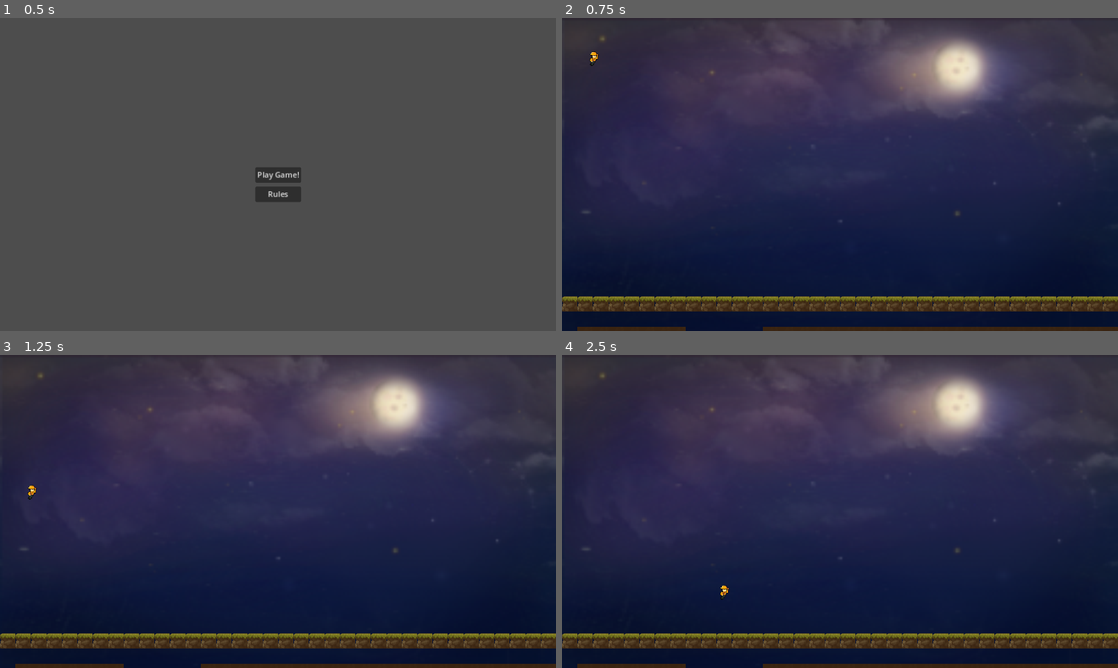
Above: before the commit, frames 1-4 (two rows, left to right).
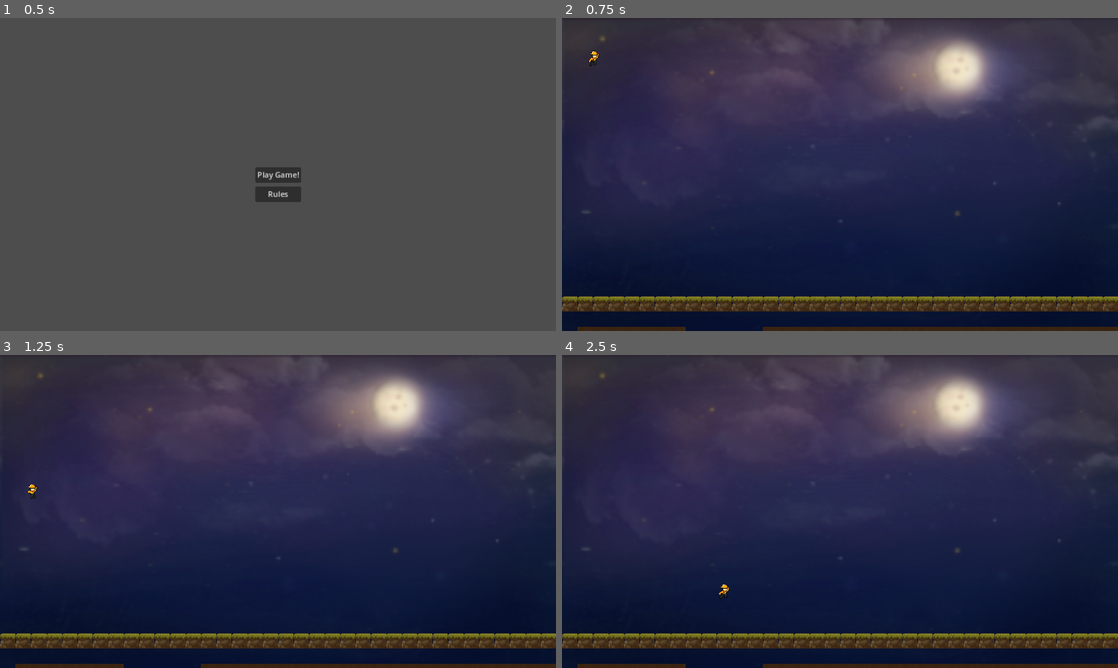
Above: after the commit, the same moments.

Repository: Ruilesser/GamePop
Game: Godot game, scene res://scenes/game/Start_Menu.tscn
Two runs of this game, one before a commit and one after it. Both use one fixed random seed, a clock stepped at 60 frames per second and the inputs below.
Inputs:
- Up to frame 1 (0.5 s): no input
- Up to frame 2 (0.75 s): click "Play Game!" at 0.5 s
- Up to frame 3 (1.25 s): no input
- Up to frame 4 (2.5 s): tap Enter (ui_accept) at 1.25, 1.52, 2.27 s; hold Right (ui_right) from 1.28 s (still down)

Frame 1 is identical in both runs. In frame 2, less than 0.1% of the frame differs, in the area x 4-7%, y 10-16%; in frame 3, less than 0.1%, in the area x 4-7%, y 41-47%; in frame 4, less than 0.1%.

Commit message:
Animations

Diff:
--- a/scenes/player/Player.tscn
+++ b/scenes/player/Player.tscn
@@ -1,12 +1,14 @@
-[gd_scene load_steps=35 format=3 uid="uid://dud8oki321fc6"]
+[gd_scene load_steps=41 format=3 uid="uid://dud8oki321fc6"]
 
 [ext_resource type="Script" path="res://scenes/player/Player.gd" id="1_mqkvw"]
 [ext_resource type="Texture2D" uid="uid://dkex4wuc0jd7b" path="res://assets/sprites/player/IDLE.png" id="2_nugvh"]
-[ext_resource type="Texture2D" uid="uid://by2cuj3ckvuya" path="res://assets/sprites/player/HURT.png" id="2_puxw3"]
+[ext_resource type="Texture2D" uid="uid://d2dipjioli4q4" path="res://assets/sprites/player/HURT.png" id="2_puxw3"]
 [ext_resource type="Texture2D" uid="uid://dldavasi3g12h" path="res://assets/sprites/player/RUN.png" id="3_1x338"]
 [ext_resource type="Texture2D" uid="uid://cekg8qv273j36" path="res://assets/sprites/player/JUMP.png" id="3_7yb8r"]
-[ext_resource type="Texture2D" uid="uid://b4tqdghsmoowm" path="res://assets/sprites/player/PUNCH.png" id="5_d51k6"]
-[ext_resource type="Texture2D" uid="uid://bidlptx3in00d" path="res://assets/sprites/player/SLIDE.png" id="7_541qn"]
+[ext_resource type="Texture2D" uid="uid://brygkh5gfpgr8" path="res://assets/sprites/player/PUNCH.png" id="5_d51k6"]
+[ext_resource type="Texture2D" uid="uid://vjvs0bje3wfl" path="res://assets/sprites/player/PUNCH2.png" id="6_6x5af"]
+[ext_resource type="Texture2D" uid="uid://ct0o8oq6umc5a" path="res://assets/sprites/player/SLIDE.png" id="7_541qn"]
+[ext_resource type="Script" path="res://scenes/player/Animator.gd" id="9_31hri"]
 
 [sub_resource type="RectangleShape2D" id="RectangleShape2D_1ghtk"]
 size = Vector2(21, 24)
@@ -79,6 +81,22 @@
 atlas = ExtResource("5_d51k6")
 region = Rect2(96, 0, 32, 32)
 
+[sub_resource type="AtlasTexture" id="AtlasTexture_2ket2"]
+atlas = ExtResource("6_6x5af")
+region = Rect2(0, 0, 32, 32)
+
+[sub_resource type="AtlasTexture" id="AtlasTexture_1mpct"]
+atlas = ExtResource("6_6x5af")
+region = Rect2(32, 0, 32, 32)
+
+[sub_resource type="AtlasTexture" id="AtlasTexture_tc0iv"]
+atlas = ExtResource("6_6x5af")
+region = Rect2(64, 0, 32, 32)
+
+[sub_resource type="AtlasTexture" id="AtlasTexture_cxyeq"]
+atlas = ExtResource("6_6x5af")
+region = Rect2(96, 0, 32, 32)
+
 [sub_resource type="AtlasTexture" id="AtlasTexture_wgw2m"]
 atlas = ExtResource("3_1x338")
 region = Rect2(0, 0, 32, 32)
@@ -128,7 +146,7 @@
 }],
 "loop": false,
 "name": &"hurt",
-"speed": 4.0
+"speed": 6.0
 }, {
 "frames": [{
 "duration": 1.0,
@@ -180,9 +198,26 @@
 "duration": 1.0,
 "texture": SubResource("AtlasTexture_nc6ll")
 }],
-"loop": true,
-"name": &"punch",
-"speed": 5.0
+"loop": false,
+"name": &"punch1",
+"speed": 10.0
+}, {
+"frames": [{
+"duration": 1.0,
+"texture": SubResource("AtlasTexture_2ket2")
+}, {
+"duration": 1.0,
+"texture": SubResource("AtlasTexture_1mpct")
+}, {
+"duration": 1.0,
+"texture": SubResource("AtlasTexture_tc0iv")
+}, {
+"duration": 1.0,
+"texture": SubResource("AtlasTexture_cxyeq")
+}],
+"loop": false,
+"name": &"punch2",
+"speed": 10.0
 }, {
 "frames": [{
 "duration": 1.0,
@@ -221,6 +256,7 @@
 
 [node name="Player" type="CharacterBody2D"]
 script = ExtResource("1_mqkvw")
+metadata/MovementState = 0
 
 [node name="SlidingCol" type="CollisionShape2D" parent="."]
 visible = false
@@ -234,5 +270,7 @@
 [node name="AnimatedSprite2D" type="AnimatedSprite2D" parent="."]
 unique_name_in_owner = true
 sprite_frames = SubResource("SpriteFrames_lkk0i")
-animation = &"run"
-frame_progress = 0.637782
+animation = &"punch2"
+frame = 3
+frame_progress = 1.0
+script = ExtResource("9_31hri")
Not shown, added: assets/sprites/player/HURT.png.import
Not shown, added: assets/sprites/player/PUNCH.png.import
Binary file added: assets/sprites/player/PUNCH2.png
Not shown, added: assets/sprites/player/PUNCH2.png.import
Not shown, added: assets/sprites/player/SLIDE.png.import
